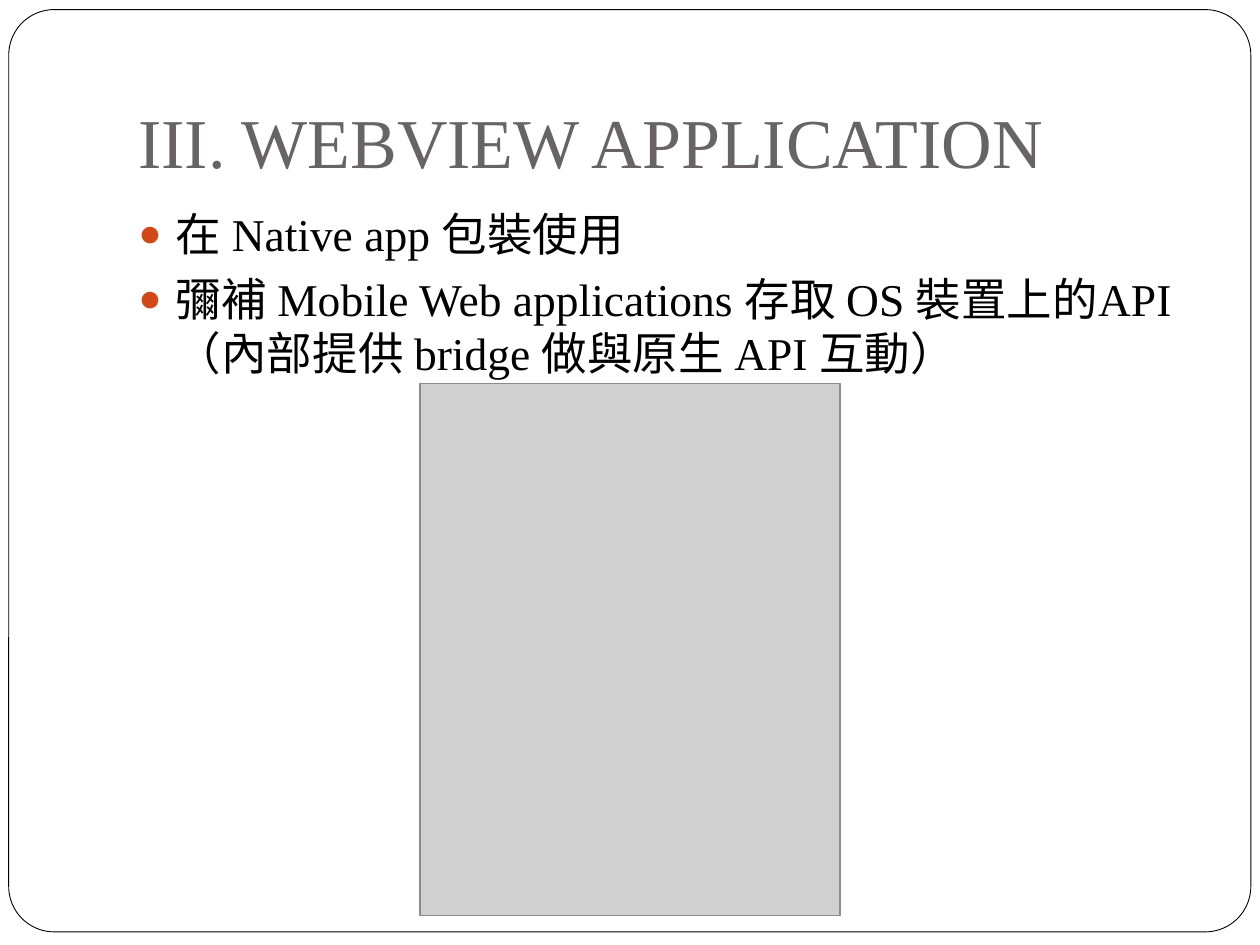
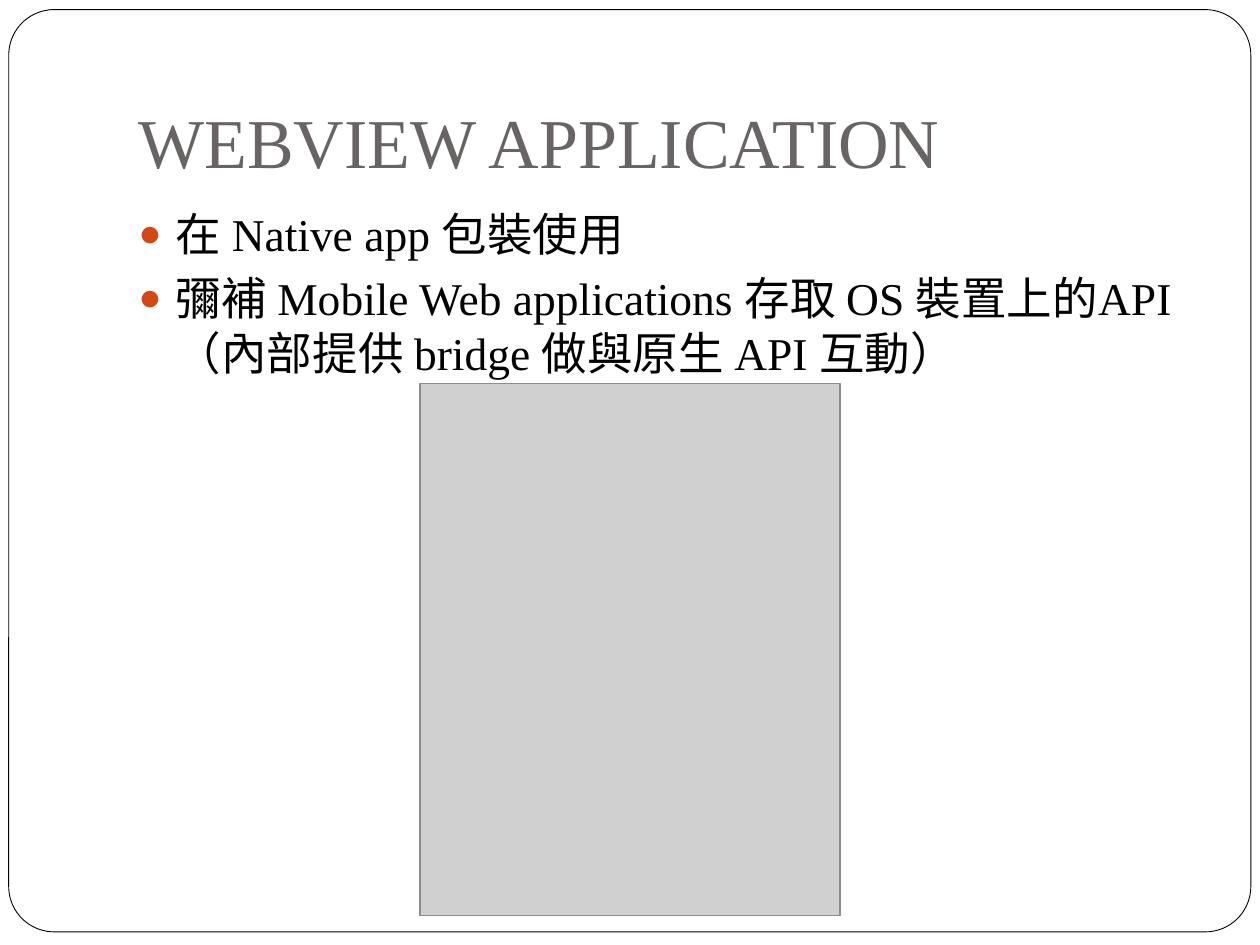
Before and after one commit to peter279k/regular_meeting, a slide deck: slide 7 of Recommendations for Webview Based Mobile.ppt. Drawn at 1260x945 pixels with LibreOffice and Linux fonts; fonts in the diff are those of the drawing; grey boxes stand for pictures. Boxes give left, top, right and bottom in pixels: in the first picture for what was removed or moved away, otherwise in the second. Text is boxed around its words. In the diff, an @@ line names an element or a change of style, - is before the commit and + after.

```diff
--- a/Recommendations for Webview Based Mobile.ppt
+++ b/Recommendations for Webview Based Mobile.ppt
@@ title at [139, 121, 940, 169]: text changed @@
-III. WEBVIEW APPLICATION
+WEBVIEW APPLICATION
```
Also in this commit, not shown: 11 other slides changed.
